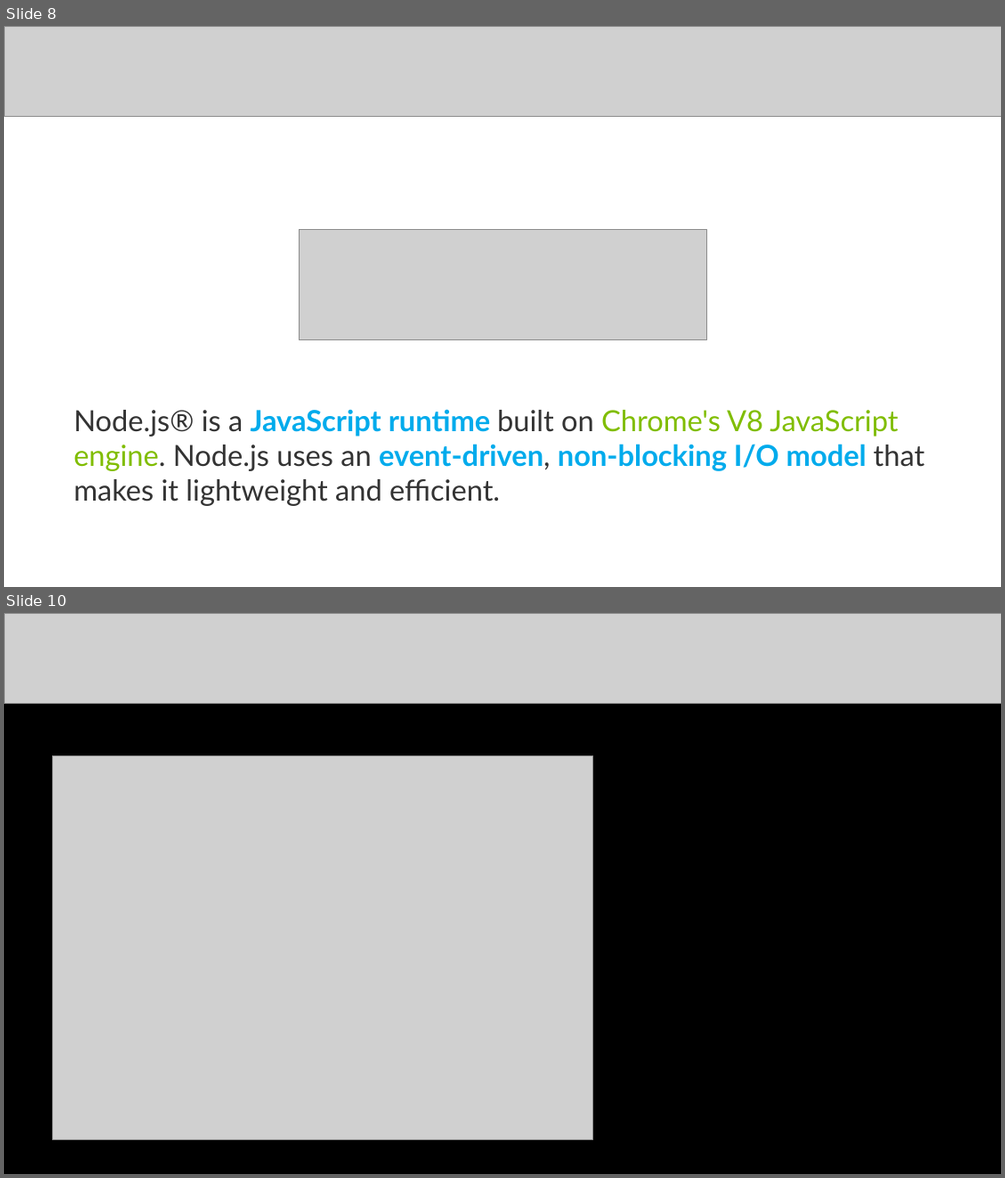
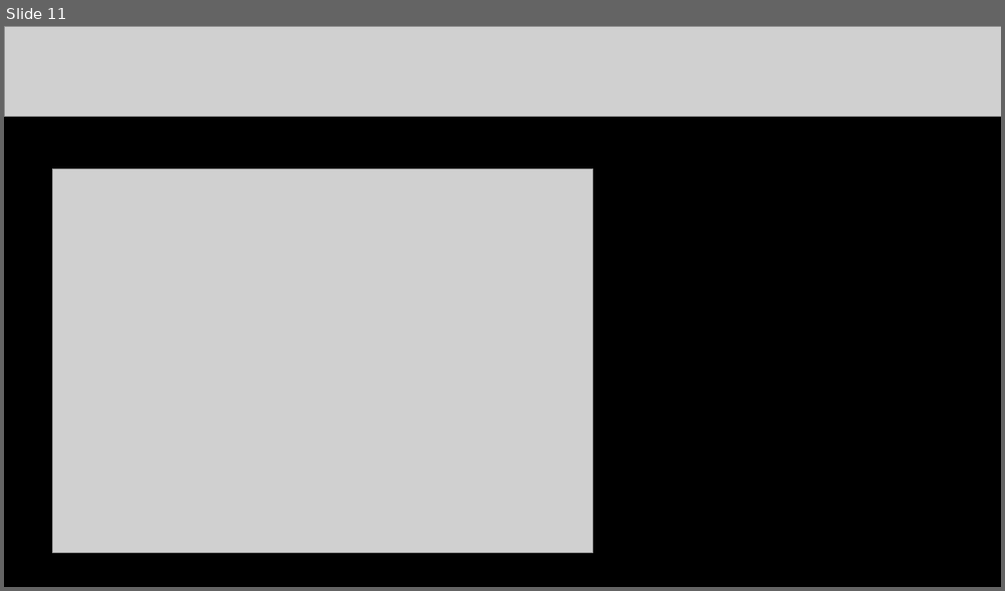
Before and after one commit to badescuga/NodeJsDemo, a slide deck: slidedeck/slides.pptx. Shown one above the other, each under a label of ours: slides 8 and 10 before the commit, slide 11 after it; the slides between them are not shown. The pictures are 1005x1178 and 1005x591 pixels, drawn with LibreOffice and Linux fonts; fonts in the diff are those of the drawing; grey boxes stand for pictures. Boxes give left, top, right and bottom in pixels: in the first picture for what was removed or moved away, otherwise in the second. Text is boxed around its words. In the diff, an @@ line names an element or a change of style, - is before the commit and + after.

```diff
--- a/slidedeck/slides.pptx
+++ b/slidedeck/slides.pptx
@@ slide 8 removed at <box>4,26,1001,587</box>, background #FFFFFF @@
@@ picture removed at <box>4,26,1001,117</box> @@
@@ picture removed at <box>299,230,707,339</box> @@
@@ text removed at <box>73,409,925,506</box> @@
-Node.js® is a JavaScript runtime built on Chrome's V8 JavaScript engine. Node.js uses an event-driven, non-blocking I/O model that makes it lightweight and efficient.
@@ what was slide 10 is now slide 11 @@
```
Also in this commit, not shown: 6 slides changed, 2 slides added.
